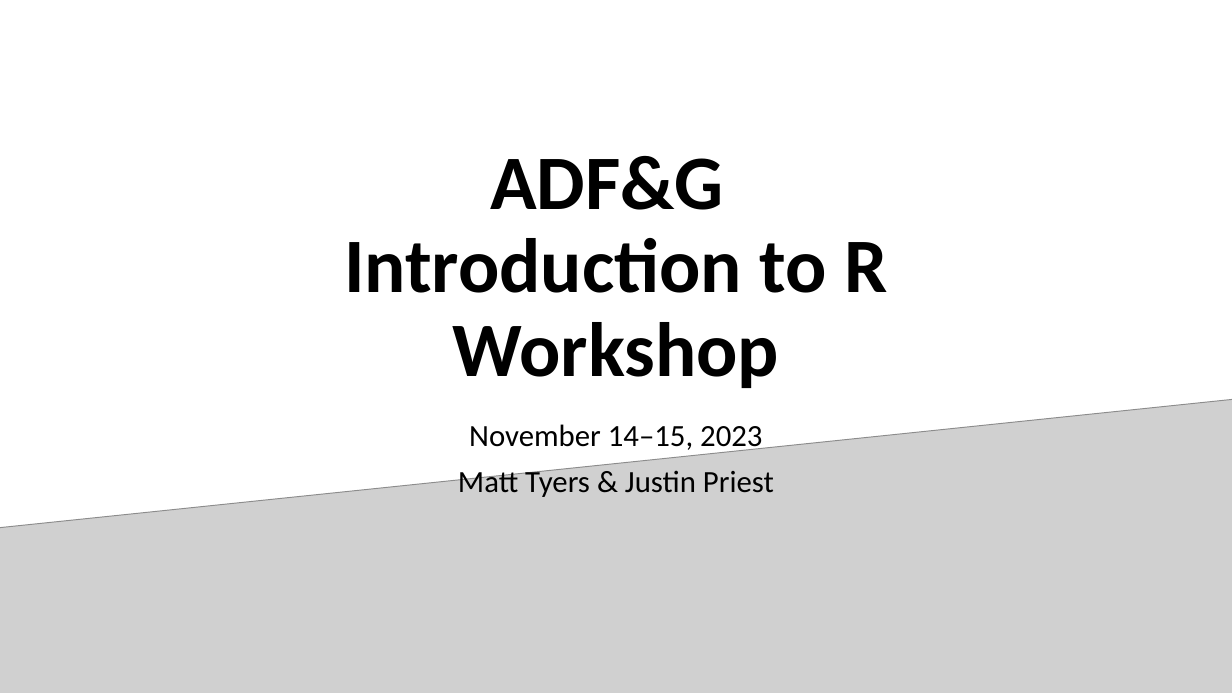
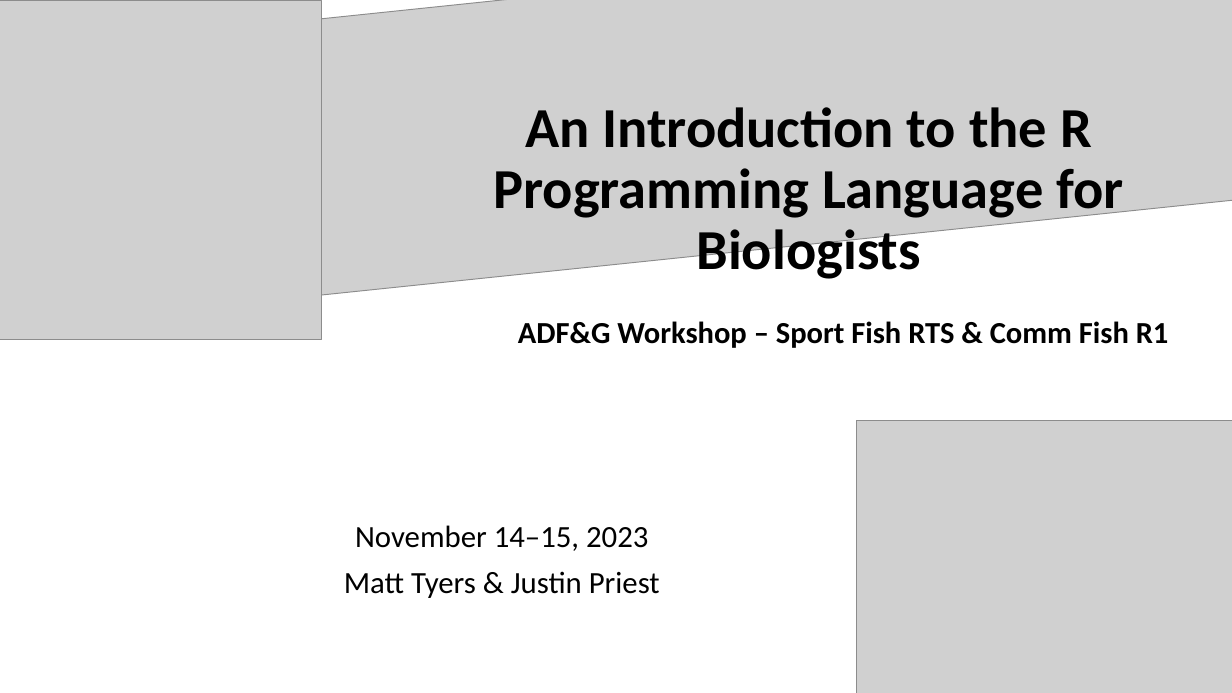
Before and after one commit to justinpriest/ADFG_R_Intro_Workshop, a slide deck: slide 1 of presentations/1 - Welcome and motivation.pptx. Drawn at 1232x693 pixels with LibreOffice and Linux fonts; fonts in the diff are those of the drawing; grey boxes stand for pictures. Boxes give left, top, right and bottom in pixels: in the first picture for what was removed or moved away, otherwise in the second. Text is boxed around its words. In the diff, an @@ line names an element or a change of style, - is before the commit and + after.

```diff
--- a/presentations/1 - Welcome and motivation.pptx
+++ b/presentations/1 - Welcome and motivation.pptx
@@ picture added at (0, 0, 322, 340) @@
@@ picture: place and size @@
-picture at (0, 395, 1232, 693)
+picture at (241, 0, 1232, 300)
@@ title at (493, 107, 1123, 283): text changed; size 60 to 44 pt @@
-ADF&G
-Introduction to R Workshop
+An Introduction to the R Programming Language for Biologists
@@ text added at (518, 321, 1169, 348), 23.8 pt, text #000000, bold @@
+ADF&G Workshop – Sport Fish RTS & Comm Fish R1
@@ picture added at (857, 421, 1232, 693) @@
@@ subtitle "November 14–15, 2023": place and size @@
-subtitle "November 14–15, 2023" at (458, 424, 774, 497)
+subtitle "November 14–15, 2023" at (344, 525, 660, 598)
```
Also in this commit, not shown: 1 slide added, 1 other file.
